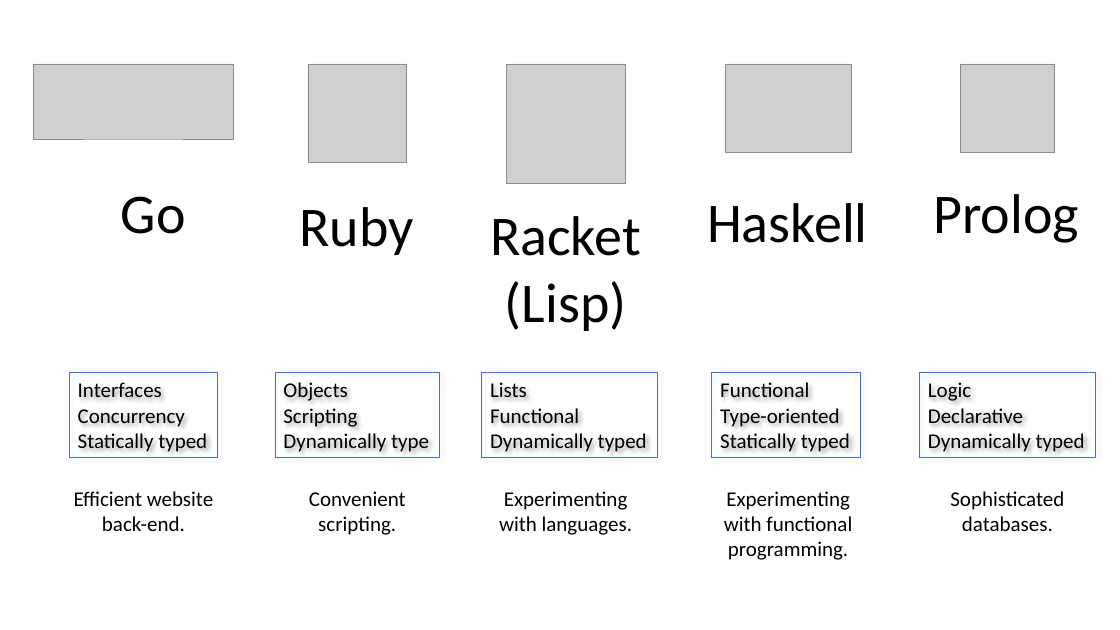
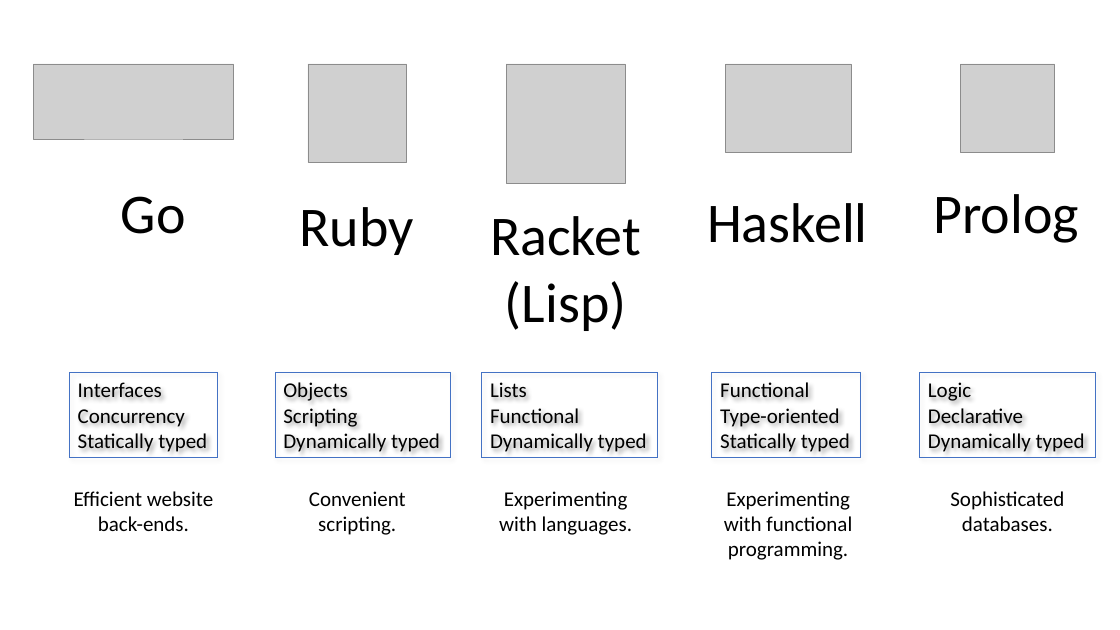
Before and after one commit to tjd1234/cmpt383summer2022, a slide deck: slide 2 of languages/383intro.pptx. Drawn at 1120x630 pixels with LibreOffice and Linux fonts; fonts in the diff are those of the drawing; grey boxes stand for pictures. Boxes give left, top, right and bottom in pixels: in the first picture for what was removed or moved away, otherwise in the second. Text is boxed around its words. In the diff, an @@ line names an element or a change of style, - is before the commit and + after.

```diff
--- a/languages/383intro.pptx
+++ b/languages/383intro.pptx
@@ rectangle "Objects": place and size @@
-rectangle "Objects" at <box>276,373,440,458</box>
+rectangle "Objects" at <box>276,373,451,458</box>
@@ text in rectangle at <box>283,433,440,452</box>: text changed @@
-Dynamically type
+Dynamically typed
@@ text at <box>74,491,213,531</box>: text changed @@
-Efficient website
-back-end.
+Efficient website
+back-ends.
```
Also in this commit, not shown: 7 other files.
